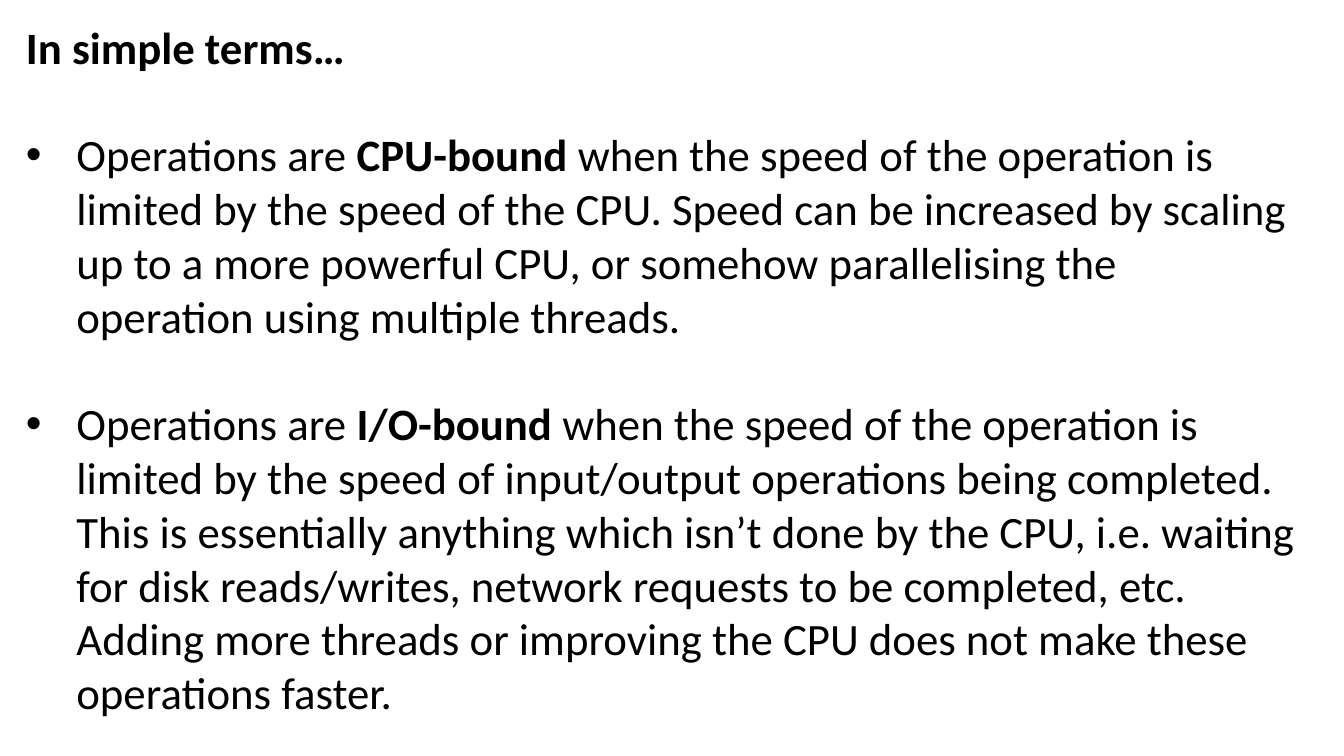
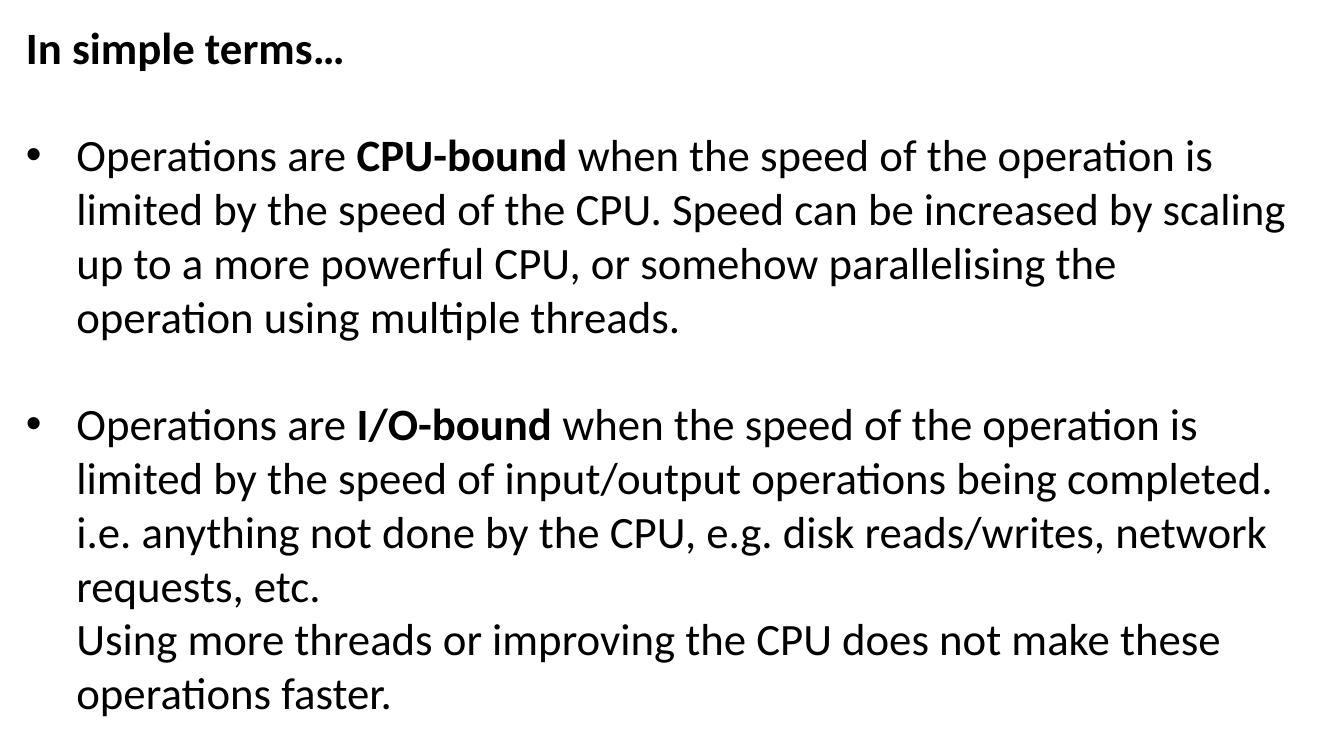
Before and after one commit to JoshKain/AsyncAwaitQuiz, a slide deck: slide 4 of Async and await presentation.pptx (slide 6 before the commit). Drawn at 1344x756 pixels with LibreOffice and Linux fonts; fonts in the diff are those of the drawing. Boxes give left, top, right and bottom in pixels: in the first picture for what was removed or moved away, otherwise in the second. Text is boxed around its words. In the diff, an @@ line names an element or a change of style, - is before the commit and + after.

Commit message:
Improved slides and added some asynchronous operation examples

```diff
--- a/Async and await presentation.pptx
+++ b/Async and await presentation.pptx
@@ text at [76,408,1273,717]: text changed @@
-• Operations are I/O-bound when the speed of the operation is limited by the speed of input/output operations being completed. This is essentially anything which isn’t done by the CPU, i.e. waiting for disk reads/writes, network requests to be completed, etc.
-  Adding more threads or improving the CPU does not make these operations faster.
+• Operations are I/O-bound when the speed of the operation is limited by the speed of input/output operations being completed. i.e. anything not done by the CPU, e.g. disk reads/writes, network requests, etc.
+  Using more threads or improving the CPU does not make these operations faster.
```
Also in this commit, not shown: 3 other slides changed, 1 other file.
